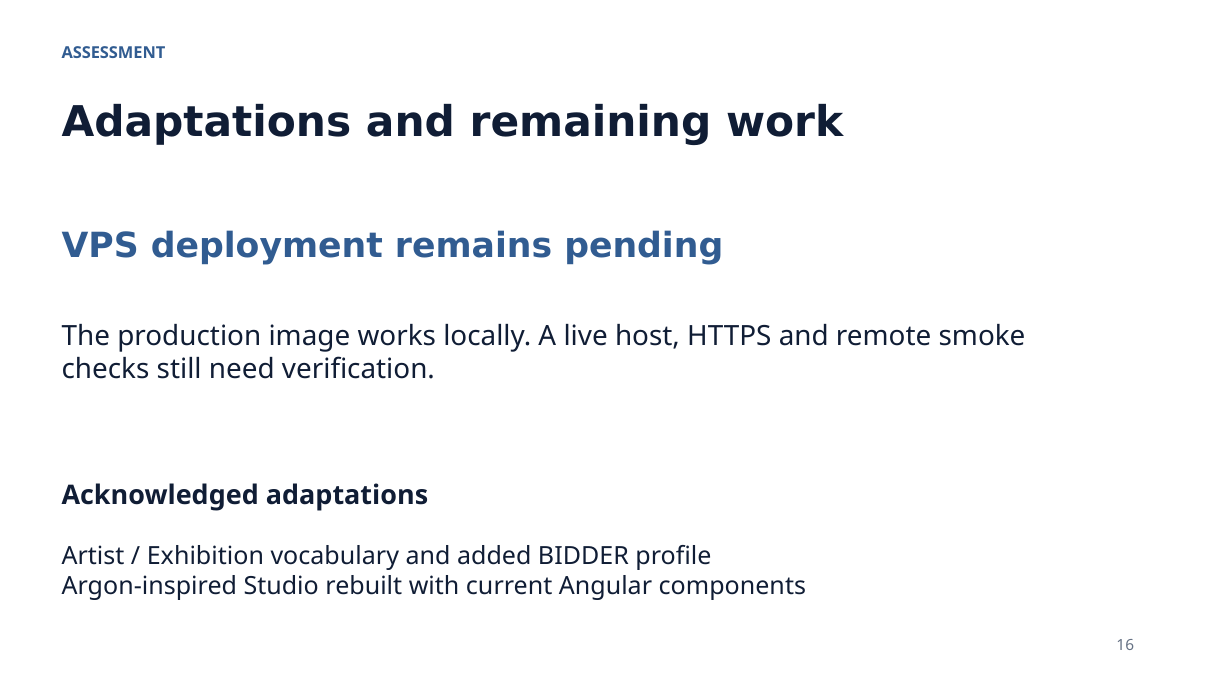
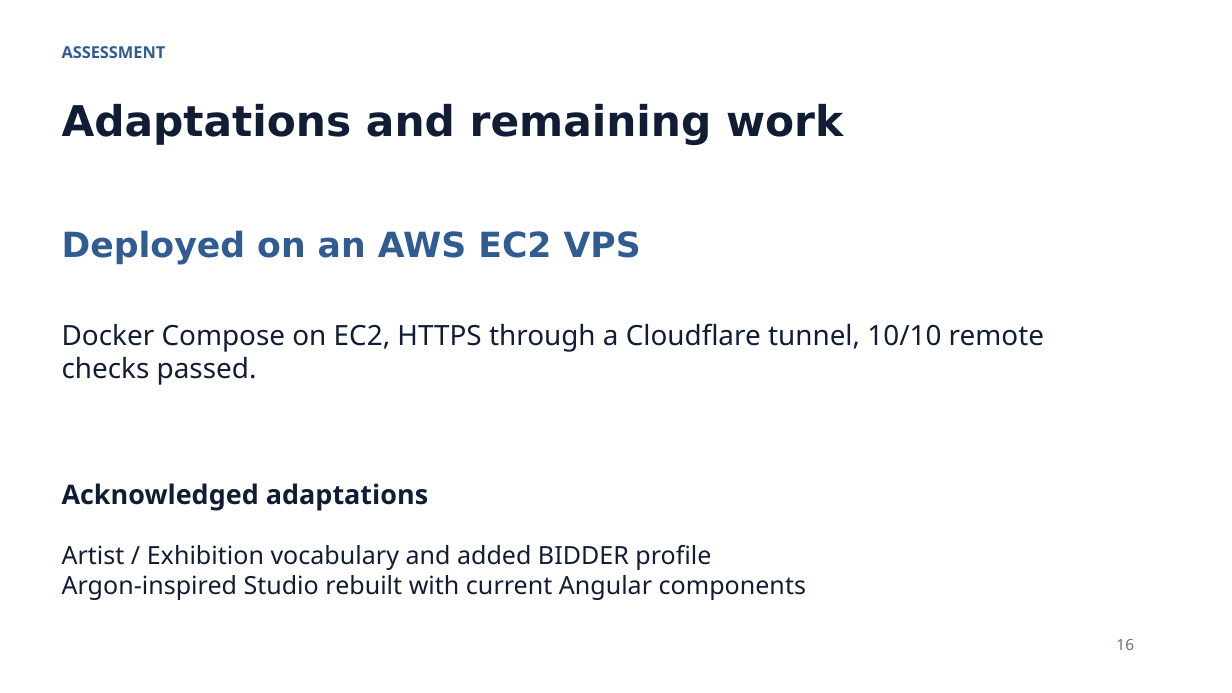
Before and after one commit to aziza-bellanes/angluar-springboot-project, a slide deck: slide 16 of docs/slides.pptx. Drawn at 1232x693 pixels with LibreOffice and Linux fonts; fonts in the diff are those of the drawing. Boxes give left, top, right and bottom in pixels: in the first picture for what was removed or moved away, otherwise in the second. Text is boxed around its words. In the diff, an @@ line names an element or a change of style, - is before the commit and + after.

Commit message:
Record the AWS EC2 deployment and its remote checks

```diff
--- a/docs/slides.pptx
+++ b/docs/slides.pptx
@@ text at [62, 230, 641, 265]: text changed @@
-VPS deployment remains pending
+Deployed on an AWS EC2 VPS
@@ text at [62, 323, 1044, 385]: text changed @@
-The production image works locally. A live host, HTTPS and remote smoke checks still need verification.
+Docker Compose on EC2, HTTPS through a Cloudflare tunnel, 10/10 remote checks passed.
```
Also in this commit, not shown: 2 other slides changed, 6 other files.
